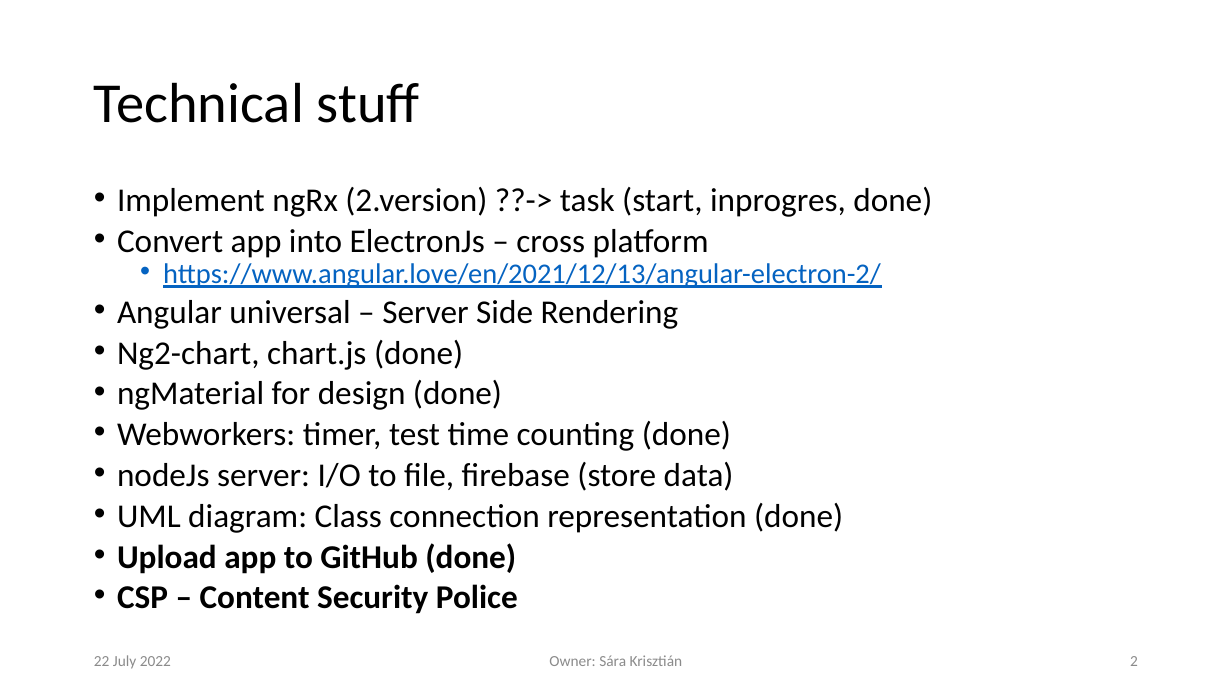
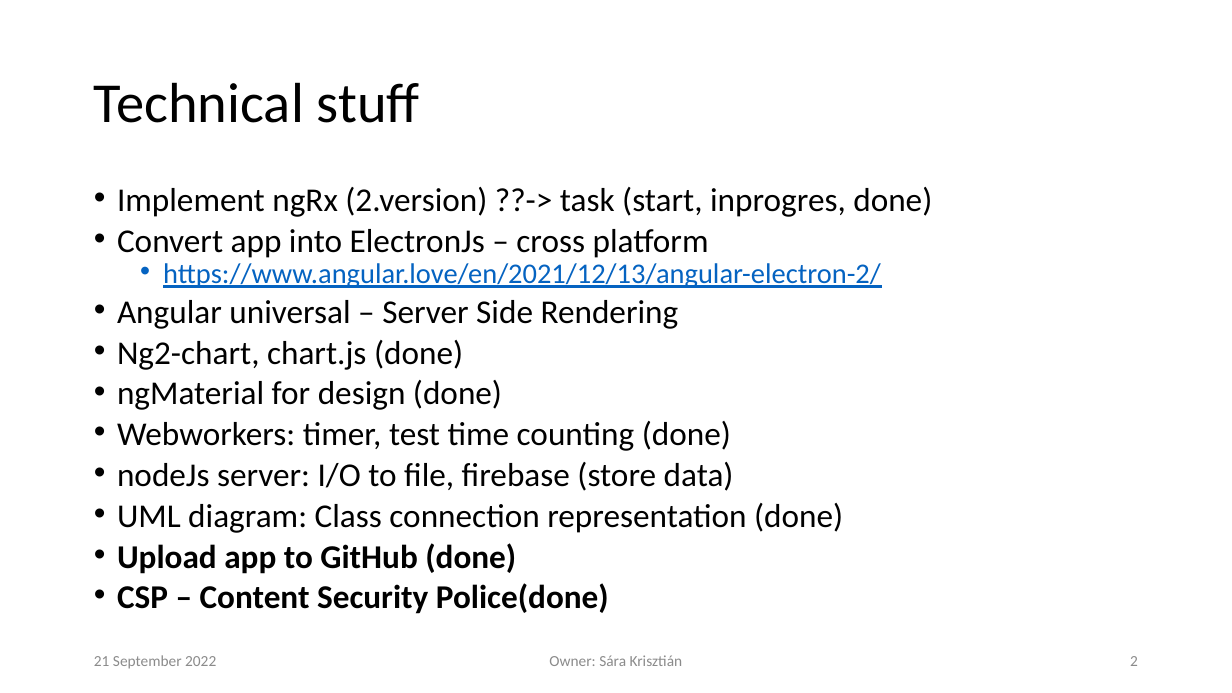
Before and after one commit to krisztian14testgit/ng-task-monitor, a slide deck: slide 2 of plan/TaskTracingApp.pptx. Drawn at 1232x693 pixels with LibreOffice and Linux fonts; fonts in the diff are those of the drawing; background and template pictures are left out. Boxes give left, top, right and bottom in pixels: in the first picture for what was removed or moved away, otherwise in the second. Text is boxed around its words. In the diff, an @@ line names an element or a change of style, - is before the commit and + after.

```diff
--- a/plan/TaskTracingApp.pptx
+++ b/plan/TaskTracingApp.pptx
@@ text at box(117, 583, 609, 614): text changed @@
-• CSP – Content Security Police
+• CSP – Content Security Police(done)
@@ text at box(94, 655, 216, 669): text changed @@
-22 July 2022
+21 September 2022
```
Also in this commit, not shown: 8 other slides changed.
